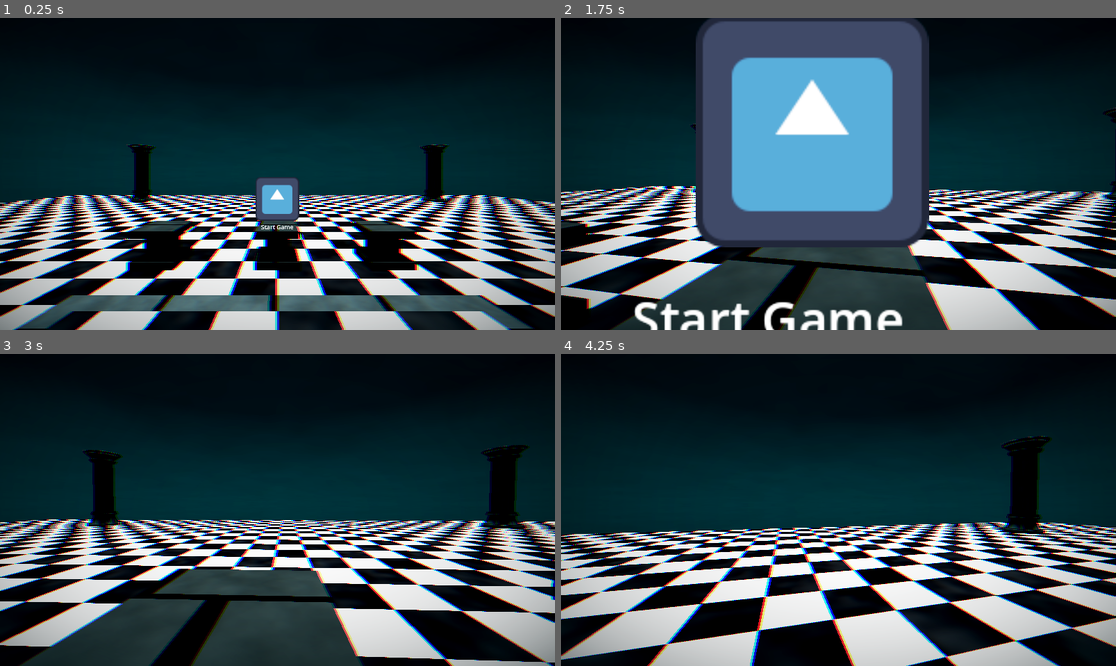
Above: before the commit, frames 1-4 (two rows, left to right).
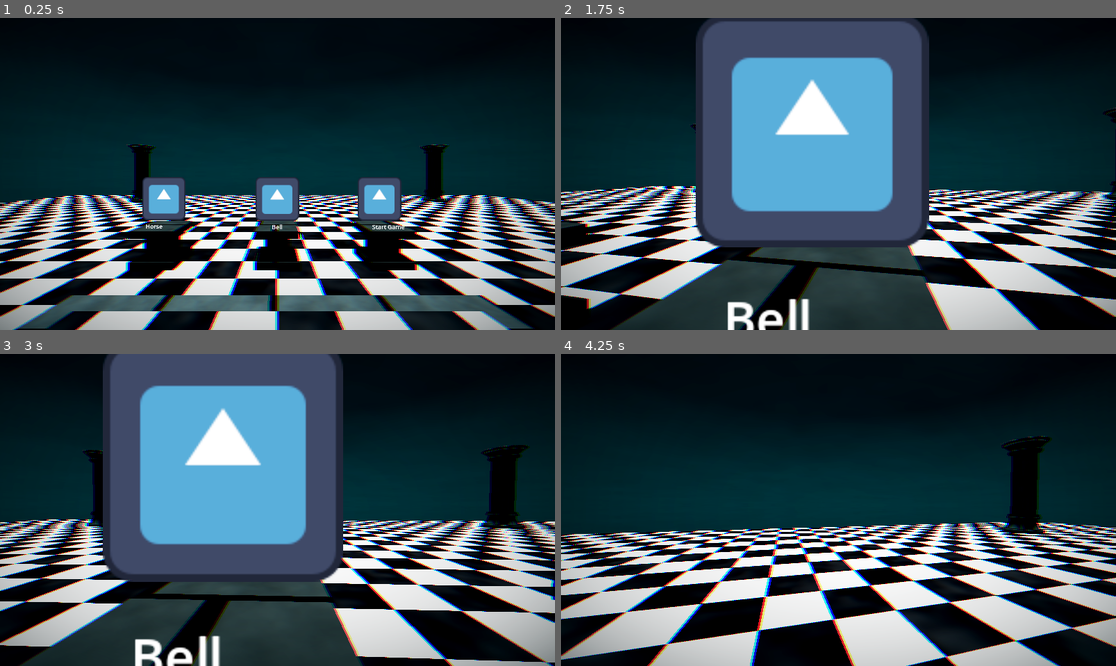
Above: after the commit, the same moments.

Repository: moonwavestudios/Voidscape
Game: Godot game, scene res://main.tscn
Two runs of this game, one before a commit and one after it. Both use one fixed random seed, a clock stepped at 60 frames per second and the inputs below. The engine's default icon, where the game draws it, is replaced by a stand-in: a white triangle on a blue panel in a dark square.
Inputs (mouse positions are in pixels of both pictures, inside the frame that each line leads up to):
- Up to frame 1 (0.25 s): no input
- Up to frame 2 (1.75 s): tap Enter (ui_accept) at 0.5, 0.77, 1.52 s; move the mouse to (866, 174) at 0.52 s; hold Up (ui_up) from 0.53 s (still down); tap F (interact) at 0.6, 1.25, 1.55 s; move the mouse to (810, 174) at 1.27 s; tap E (dash) at 1.35 s
- Up to frame 3 (3 s): keep holding Up (ui_up); tap F (interact) at 2, 2.1, 2.75, 2.85 s; move the mouse to (288, 503) at 2.02 s; move the mouse to (271, 516) at 2.77 s
- Up to frame 4 (4.25 s): keep holding Up (ui_up); tap Enter (ui_accept) at 3.02, 3.77 s; move the mouse to (877, 513) at 3.52 s; tap E (dash) at 3.6 s; tap F (interact) at 3.8 s

The runs differ from the first frame. In frame 1, 2.2% of the frame differs, in the area x 25-73%, y 51-68%; in frame 2, 2.4%; in frame 3, 32%, in the area x 18-62%, y 0-100%; in frame 4, nothing differs.

Commit message:
added world_4

Diff:
--- a/scenes/idk.tscn
+++ b/scenes/idk.tscn
@@ -196,7 +196,6 @@
 
 [node name="slot3" type="Sprite3D" parent="." unique_id=1427759137]
 transform = Transform3D(1, 0, 0, 0, 1, 0, 0, 0, 1, 2.9797282, 1.7113001, -5.9381123)
-visible = false
 billboard = 1
 texture = ExtResource("4_5ka3i")
 
@@ -207,7 +206,6 @@
 
 [node name="slot1" type="Sprite3D" parent="." unique_id=1375154346]
 transform = Transform3D(1, 0, 0, 0, 1, 0, 0, 0, 1, -3.347161, 1.7113001, -5.988569)
-visible = false
 billboard = 1
 texture = ExtResource("4_5ka3i")
 
--- /dev/null
+++ b/scenes/world_4.tscn
@@ -0,0 +1,197 @@
+[gd_scene format=3 uid="uid://c21y4jthe67yv"]
+
+[ext_resource type="Shader" uid="uid://bi6vgst2td81v" path="res://shaders/underwater_stone.gdshader" id="1_k61p6"]
+
+[sub_resource type="BoxShape3D" id="BoxShape3D_tyffl"]
+size = Vector3(1, 0.9974365, 1.0222473)
+
+[sub_resource type="ShaderMaterial" id="ShaderMaterial_1bvp3"]
+render_priority = 0
+shader = ExtResource("1_k61p6")
+shader_parameter/stone_light = Color(0.48570347, 0.48570353, 0.4857034, 1)
+shader_parameter/stone_dark = Color(0.31061712, 0.31061712, 0.3106171, 1)
+shader_parameter/grout_color = Color(0, 0, 0, 1)
+shader_parameter/tile_size = 0.57400002400512
+shader_parameter/roughness_base = 0.7
+shader_parameter/wetness = 0.0
+shader_parameter/caustic_strength = 0.0
+shader_parameter/caustic_speed = 0.35
+shader_parameter/grout_width = 0.07
+shader_parameter/teal_shift = 0.6
+
+[sub_resource type="BoxMesh" id="BoxMesh_5pjkc"]
+material = SubResource("ShaderMaterial_1bvp3")
+
+[sub_resource type="Shader" id="Shader_8hx6l"]
+code = "shader_type spatial;
+
+uniform vec4 stone_light : source_color = vec4(0.35, 0.75, 0.72, 1.0);
+uniform vec4 stone_dark : source_color = vec4(0.04, 0.14, 0.16, 1.0);
+uniform vec4 grout_color : source_color = vec4(0.02, 0.08, 0.10, 1.0);
+uniform float tile_size : hint_range(0.1, 10.0) = 1.0;
+uniform float roughness_base : hint_range(0.0, 1.0) = 0.7;
+uniform float wetness : hint_range(0.0, 1.0) = 0.55;
+uniform float caustic_strength : hint_range(0.0, 1.0) = 0.18;
+uniform float caustic_speed : hint_range(0.0, 2.0) = 0.35;
+uniform float grout_width : hint_range(0.0, 0.5) = 0.07;
+uniform float teal_shift : hint_range(0.0, 1.0) = 0.6;
+
+float hash(vec2 p) {
+	return fract(sin(dot(p, vec2(127.1, 311.7))) * 43758.5453);
+}
+
+float hash1(float n) {
+	return fract(sin(n) * 43758.5453);
+}
+
+float noise(vec2 p) {
+	vec2 i = floor(p);
+	vec2 f = fract(p);
+	f = f * f * (3.0 - 2.0 * f);
+	float a = hash(i);
+	float b = hash(i + vec2(1.0, 0.0));
+	float c = hash(i + vec2(0.0, 1.0));
+	float d = hash(i + vec2(1.0, 1.0));
+	return mix(mix(a, b, f.x), mix(c, d, f.x), f.y);
+}
+
+float fbm(vec2 p) {
+	float v = 0.0;
+	float a = 0.5;
+	for (int i = 0; i < 4; i++) {
+		v += a * noise(p);
+		p *= 2.1;
+		a *= 0.5;
+	}
+	return v;
+}
+
+float caustics(vec2 uv, float t) {
+	float n1 = noise(uv * 2.0 + vec2(t * 0.5, t * 0.3));
+	float n2 = noise(uv * 4.0 - vec2(t * 0.4, t * 0.6));
+	float n3 = noise(uv * 8.0 + vec2(t * 0.2, t * 0.7));
+	return n1 * 0.5 + n2 * 0.3 + n3 * 0.2;
+}
+
+vec2 brick_uv(vec2 world_xz, float bw, float bh, float offset) {
+	float row = floor(world_xz.y / bh);
+	float shift = mod(row, 2.0) * offset;
+	float col = floor((world_xz.x + shift) / bw);
+	vec2 local = vec2(
+		fract((world_xz.x + shift) / bw),
+		fract(world_xz.y / bh)
+	);
+	return local;
+}
+
+varying vec3 world_pos;
+varying vec3 world_normal;
+
+void vertex() {
+	world_pos = (MODEL_MATRIX * vec4(VERTEX, 1.0)).xyz;
+	world_normal = normalize((MODEL_MATRIX * vec4(NORMAL, 0.0)).xyz);
+}
+
+void fragment() {
+	float bw = tile_size * 2.0;
+	float bh = tile_size;
+
+	vec2 xz = world_pos.xz;
+	vec2 xy = world_pos.xy;
+	vec2 zy = world_pos.zy;
+
+	vec3 blend = abs(world_normal);
+	blend = pow(blend, vec3(4.0));
+	blend /= blend.x + blend.y + blend.z + 0.001;
+
+	vec2 local_xz = brick_uv(xz / tile_size, 2.0, 1.0, 0.5);
+	vec2 local_xy = brick_uv(xy / tile_size, 2.0, 1.0, 0.5);
+	vec2 local_zy = brick_uv(zy / tile_size, 2.0, 1.0, 0.5);
+
+	float grout_xz = step(1.0 - grout_width, local_xz.x) + step(1.0 - grout_width, local_xz.y);
+	float grout_xy = step(1.0 - grout_width, local_xy.x) + step(1.0 - grout_width, local_xy.y);
+	float grout_zy = step(1.0 - grout_width, local_zy.x) + step(1.0 - grout_width, local_zy.y);
+	float grout = clamp(
+		grout_xz * blend.y + grout_xy * blend.z + grout_zy * blend.x,
+		0.0, 1.0
+	);
+
+	float stone_xz = fbm(xz / tile_size * 3.5 + 7.3);
+	float stone_xy = fbm(xy / tile_size * 3.5 + 2.1);
+	float stone_zy = fbm(zy / tile_size * 3.5 + 4.7);
+	float stone_detail = stone_xz * blend.y + stone_xy * blend.z + stone_zy * blend.x;
+
+	vec3 base = mix(stone_dark.rgb, stone_light.rgb, stone_detail);
+	base = mix(base, grout_color.rgb, grout);
+
+	float t = TIME * caustic_speed;
+	float caustic_val = caustics(xz / tile_size * 0.5, t);
+	vec3 teal = vec3(0.1, 0.9, 0.85);
+	base += teal * caustic_val * caustic_strength * (1.0 - grout);
+
+	float lum = dot(base, vec3(0.299, 0.587, 0.114));
+	base = mix(base, mix(vec3(lum), teal, 0.5) * (lum + 0.1), teal_shift * 0.4);
+
+	ALBEDO = clamp(base, 0.0, 1.0);
+	ROUGHNESS = mix(roughness_base, roughness_base * 0.3, wetness * (1.0 - grout));
+	METALLIC = 0.0;
+	SPECULAR = mix(0.1, 0.7, wetness * (1.0 - grout));
+}
+"
+
+[sub_resource type="ShaderMaterial" id="ShaderMaterial_lquwl"]
+render_priority = 0
+shader = SubResource("Shader_8hx6l")
+shader_parameter/stone_light = Color(0.13682565, 0.13682577, 0.13682571, 1)
+shader_parameter/stone_dark = Color(0.2231029, 0.2231029, 0.22310284, 1)
+shader_parameter/grout_color = Color(0, 0, 0, 1)
+shader_parameter/tile_size = 0.57400002400512
+shader_parameter/roughness_base = 0.7
+shader_parameter/wetness = 0.0
+shader_parameter/caustic_strength = 0.0
+shader_parameter/caustic_speed = 0.35
+shader_parameter/grout_width = 0.07
+shader_parameter/teal_shift = 0.6
+
+[sub_resource type="BoxMesh" id="BoxMesh_67ies"]
+material = SubResource("ShaderMaterial_lquwl")
+
+[node name="world_4" type="Node3D" unique_id=272024478]
+
+[node name="middle" type="StaticBody3D" parent="." unique_id=2097181979]
+transform = Transform3D(4, 0, 0, 0, 0.552, 0, 0, 0, 4, 0, 0, 0)
+
+[node name="CollisionShape3D" type="CollisionShape3D" parent="middle" unique_id=1330790381]
+transform = Transform3D(0.99999934, 0, 0, 0, 0.9999995, 0, 0, 0, 0.9999965, 0, 0, 0)
+shape = SubResource("BoxShape3D_tyffl")
+
+[node name="MeshInstance3D" type="MeshInstance3D" parent="middle/CollisionShape3D" unique_id=1034626249]
+mesh = SubResource("BoxMesh_5pjkc")
+
+[node name="CollisionShape3D2" type="CollisionShape3D" parent="middle" unique_id=901143653]
+transform = Transform3D(0.37113547, 0, 0, 0, 1.189846, 0, 0, 0, 0.35918862, 0.44261312, 0, 0.4450636)
+shape = SubResource("BoxShape3D_tyffl")
+
+[node name="MeshInstance3D" type="MeshInstance3D" parent="middle/CollisionShape3D2" unique_id=69777389]
+mesh = SubResource("BoxMesh_67ies")
+
+[node name="CollisionShape3D3" type="CollisionShape3D" parent="middle" unique_id=12044095]
+transform = Transform3D(0.37113547, 0, 0, 0, 1.189846, 0, 0, 0, 0.35918862, -0.43732962, 0, 0.4450636)
+shape = SubResource("BoxShape3D_tyffl")
+
+[node name="MeshInstance3D" type="MeshInstance3D" parent="middle/CollisionShape3D3" unique_id=331738976]
+mesh = SubResource("BoxMesh_67ies")
+
+[node name="CollisionShape3D4" type="CollisionShape3D" parent="middle" unique_id=1738350765]
+transform = Transform3D(0.37113547, 0, 0, 0, 1.189846, 0, 0, 0, 0.35918862, 0.44261312, 0, -0.42140007)
+shape = SubResource("BoxShape3D_tyffl")
+
+[node name="MeshInstance3D" type="MeshInstance3D" parent="middle/CollisionShape3D4" unique_id=260031415]
+mesh = SubResource("BoxMesh_67ies")
+
+[node name="CollisionShape3D5" type="CollisionShape3D" parent="middle" unique_id=1671724786]
+transform = Transform3D(0.37113547, 0, 0, 0, 1.189846, 0, 0, 0, 0.35918862, -0.43732962, 0, -0.42140007)
+shape = SubResource("BoxShape3D_tyffl")
+
+[node name="MeshInstance3D" type="MeshInstance3D" parent="middle/CollisionShape3D5" unique_id=1089286596]
+mesh = SubResource("BoxMesh_67ies")
--- a/scripts/idk.gd
+++ b/scripts/idk.gd
@@ -5,19 +5,10 @@
 var selection_started = false
 
 func _ready() -> void:
+	_populate_slots()
 	$ProximityPrompt.prompt_triggered.connect(func(_i): _on_slot_chosen(0))
-	$ProximityPrompt2.prompt_triggered.connect(_on_interacted_2)
+	$ProximityPrompt2.prompt_triggered.connect(func(_i): _on_slot_chosen(1))
 	$ProximityPrompt3.prompt_triggered.connect(func(_i): _on_slot_chosen(2))
-
-func _on_interacted_2(_interactor: Node) -> void:
-	if not selection_started:
-		selection_started = true
-		$ProximityPrompt2.reset_activations()
-		_populate_slots()
-		_activate_other_prox()
-		_activate_all_slots()
-	else:
-		_on_slot_chosen(1)
 
 func _on_slot_chosen(slot_index: int) -> void:
 	if not selection_started:
@@ -41,16 +32,20 @@
 		categories.append("Buffs")
 		categories.append("Curses")
 
-	var slot_index = 0
+	var all_options = []
 	for category in categories:
 		var options = ActiveModifiers.get_random_options(category, 3)
 		for mod_name in options.keys():
-			var slot = _get_slot(slot_index)
-			if slot:
-				slot.set_meta("category", category)
-				slot.set_meta("mod_name", mod_name)
-				slot.set_meta("mod_effect", options[mod_name])
-			slot_index += 1
+			all_options.append({"category": category, "mod_name": mod_name, "mod_effect": options[mod_name]})
+
+	for i in range(min(3, all_options.size())):
+		var slot = _get_slot(i)
+		if not slot:
+			continue
+		slot.set_meta("category", all_options[i]["category"])
+		slot.set_meta("mod_name", all_options[i]["mod_name"])
+		slot.set_meta("mod_effect", all_options[i]["mod_effect"])
+		slot.get_node("Label3D").text = all_options[i]["mod_name"]
 
 func _get_slot(index: int) -> Node:
 	for child in get_children():
